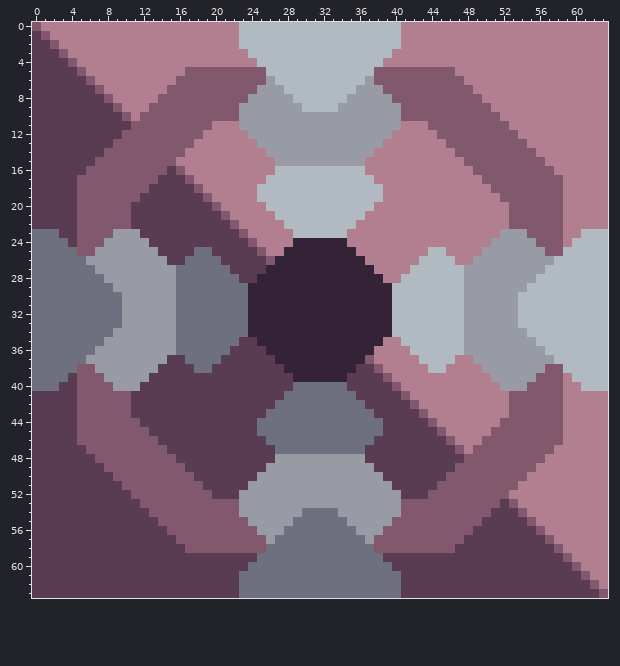
File history of a pixel-art sprite, assets/sprites/blocks/crafting/prinute-merger.png. The picture above was drawn from the file before the commit.
The file is 64x64 pixels.
The same view after the edit:
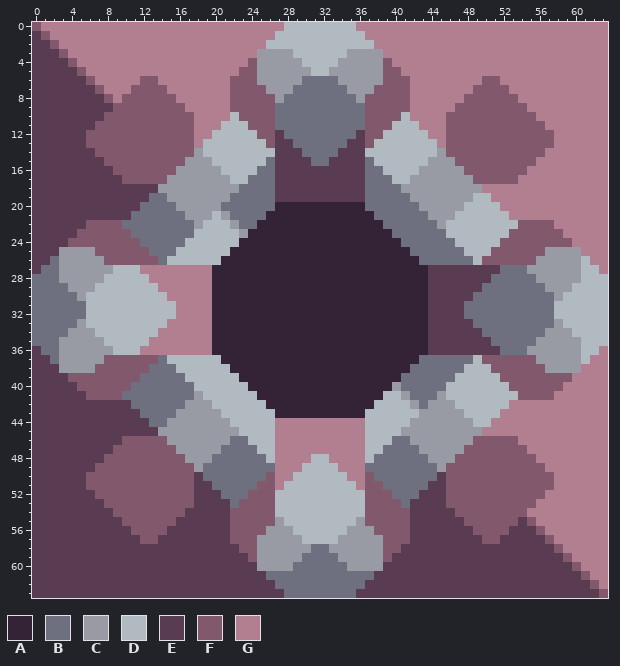
Palette (. is transparent): A #342236  B #6e7080  C #989aa4  D #b0bac0  E #593c51  F #82596c  G #b17f8f
Changes in this commit:
Changed rows in their new state; - is an unchanged pixel.
first column x 0:
 0 -----------------------GGGGG--------GGGGG-----------------------
 1 -----------------------GGGG----------GGGG-----------------------
 2 -----------------------GGG------------GGG-----------------------
 3 ------------------------GCCCC------CCCCG------------------------
 4 ------------------------FCCCCC----CCCCCF------------------------
 5 -----------------GGGGGG--CCCCCC--CCCCCC--GGGGGG-----------------
 6 ------------FF--GGGGGG---C-CCCBBBBCCC-C---GGGGGG--FF------------
 7 -----------FFFFGGGGGGG---F--CBBBBBBC--F---GGGGGGGFFFF-----------
 8 ----------FFFF--GGGGGG--FFF-BBBBBBBB-FFF--GGGGGG--FFFF----------
 9 ----------FFF----GGGGG-FFFFBBBBBBBBBBFFFF-GGGGG----FFFF---------
10 --------FF-F------GGGGDFFFFBBBBBBBBBBFFFFDGGGG------FFFF--------
11 -------FFFF-------GG-DDDFFFBBBBBBBBBBFFFDDD-GG-------FFFF-------
12 ------FFFF--------G-DDDDDFFEBBBBBBBBEFFDDDDD-G--------FFFF------
13 ------FFF----------DDDDDDDFEEBBBBBBEEFDDDDDDD----------FFF------
14 -------F---------FCDDDDDDDDEEEBBBBEEEDDDDDDDDCF---------F-------
15 -------E--------FCCCDDDDDDBEEEEBBEEEEBDDDDDDCCCF--------G-------
16 ------EEE------FCCCCCDDDDBBEEEEEEEEEEBBDDDDCCCCCF------GGG------
17 -----EEEEE----FCCCCCCCDDBBBEEEEEEEEEEBBBDDCCCCCCCF----GGGGG-----
18 -----EEEEEEEE-CCCCCCCCCBBBBEEEEEEEEEEBBBBCCCCCCCCC-GGGGGGGG-----
19 -----EEEEEEE-BBCCCCCCCBBBBBEEEEEEEEEEBBBBBCCCCCCCDD-GGGGGGG-----
20 -----EEEEEE-BBBBCCCCCBBBBBBAAAAAAAAAABBBBBBCCCCCDDDD-GGGGGG-----
21 -----EEEEEEBBBBBBCCCDCBBBBAAAAAAAAAAAABBBBBBCCCDDDDDDGGGGGG-----
22 -----E----BBBBBBBBCDDDCBBAAAAAAAAAAAAAABBBBBBCDDDDDDDD----G-----
23 EEE------FFBBBBBBBDDDDDCAAAAAAAAAAAAAAAABBBBBBDDDDDDDFF------GGG
24 EEEEF---FFFFBBBBBDDDDDDAAAAAA------AAAAAABBBBBBDDDDDFFFF---FGGGG
25 EEECCCCFFFFFFBBBDDDDDDAAAAAA--------AAAAAABBBBBBDDDFFFFFFCCCCGGG
26 EE-CCC--FFFFFFBDDDDDDAAAAAA----------AAAAAABBBBBBDFFFFFF--CCC-GG
27 E--CCCC--DDDGGGGGGGGAAAAAA------------AAAAAAEEEEEEEEBBB--CCCC--G
28 ---CCCCCDDDDDGGGGGGGAAAAA--------------AAAAAEEEEEEEBBBBBCCCCC---
29 ----CCCDDDDDDDGGGGGGAAAA----------------AAAAEEEEEEBBBBBBBCCC----
30 -----CDDDDDDDDDGGGGGAAAA----------------AAAAEEEEEBBBBBBBBBC-----
31 ------DDDDDDDDDDGGGGAAAA----------------AAAAEEEEBBBBBBBBBB------
32 ------DDDDDDDDDDGGGGAAAA----------------AAAAEEEEBBBBBBBBBB------
33 -----CDDDDDDDDDGGGGGAAAA----------------AAAAEEEEEBBBBBBBBBC-----
34 ----CCCDDDDDDDGGGGGGAAAA----------------AAAAEEEEEEBBBBBBBCCC----
35 ---CCCCCDDDDDGGGGGGGAAAAA--------------AAAAAEEEEEEEBBBBBCCCCC---
36 E--CCCC--DDDGGGGGGGGAAAAAA------------AAAAAAEEEEEEEEBBB--CCCC--G
37 EE-CCC--FFFFFFBDDDDDDAAAAAA----------AAAAAABBBBBBDFFFFFF--CCC-GG
38 EEECCCCFFFFFFBBBDDDDDDAAAAAA--------AAAAAABBBBBBDDDFFFFFFCCCCGGG
39 EEEEF---FFFFBBBBBDDDDDDAAAAAA------AAAAAABBBBBBDDDDDFFFF---FGGGG
40 EEE------FFBBBBBBBDDDDDDAAAAAAAAAAAAAAAACBBBBBDDDDDDDFF------GGG
41 -----E----BBBBBBBBCDDDDDDAAAAAAAAAAAAAADDCBBBCDDDDDDDD----G-----
42 -----EEEEEEBBBBBBCCCDDDDDDAAAAAAAAAAAADDDDCBCCCDDDDDDGGGGGG-----
43 -----EEEEEE-BBBBCCCCCDDDDDDAAAAAAAAAADDDDDDCCCCCDDDD-GGGGGG-----
44 -----EEEEEEE-BBCCCCCCCDDDDDGGGGGGGGGGDDDDDCCCCCCCDD-GGGGGGG-----
45 -----EEEEEEEE-CCCCCCCCCDDDDGGGGGGGGGGDDDDCCCCCCCCC-GGGGGGGG-----
46 -----EEEEE----FCCCCCCCBBDDDGGGGGGGGGGDDDBBCCCCCCCF----GGGGG-----
47 ------EEE------FCCCCCBBBBDDGGGGGGGGGGDDBBBBCCCCCF------GGG------
48 -------E--------FCCCBBBBBBDGGGGDDGGGGDBBBBBBCCCF--------G-------
49 -------F---------FCBBBBBBBBGGGDDDDGGGBBBBBBBBCF---------F-------
50 ------FFF----------BBBBBBBFGGDDDDDDGGFBBBBBBB----------FFF------
51 ------FFFF--------E-BBBBBFFGDDDDDDDDGFFBBBBB-E--------FFFF------
52 -------FFFF-------EE-BBBFFFDDDDDDDDDDFFFBBB-EE-------FFFF-------
53 --------FFFF------EEEEBFFFFDDDDDDDDDDFFFFBEEEE------F-FF--------
54 ---------FFFF----EEEEE-FFFFDDDDDDDDDDFFFF-EEEEE----FFF----------
55 ----------FFFF--EEEEEE--FFF-DDDDDDDD-FFF--EEEEEE--FFFF----------
56 -----------FFFFEEEEEEE---F--CDDDDDDC--F---EEEEEEEFFFF-----------
57 ------------FF--EEEEEE---C-CCCDDDDCCC-C---EEEEEE--FF------------
58 -----------------EEEEEE--CCCCCC--CCCCCC--EEEEEE-----------------
59 ------------------------FCCCCC----CCCCCF------------------------
60 ------------------------ECCCC------CCCCE------------------------
61 -----------------------EEE------------EEE-----------------------
62 -----------------------EEEE----------EEEE-----------------------
63 -----------------------EEEEE--------EEEEE-----------------------
Pixel boxes of the changes (left, top, right, bottom) in both pictures:
changed: (32, 22, 608, 598)
